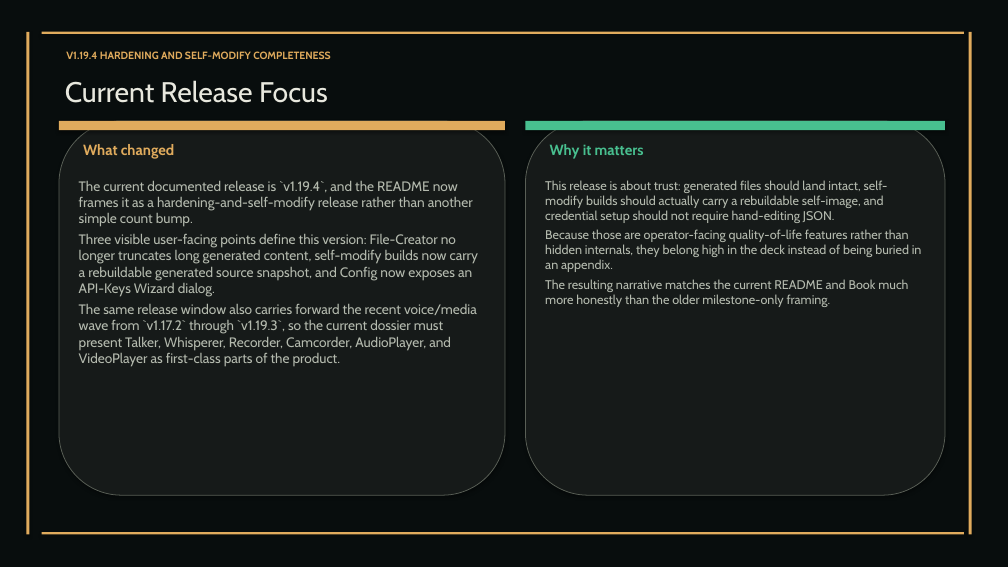
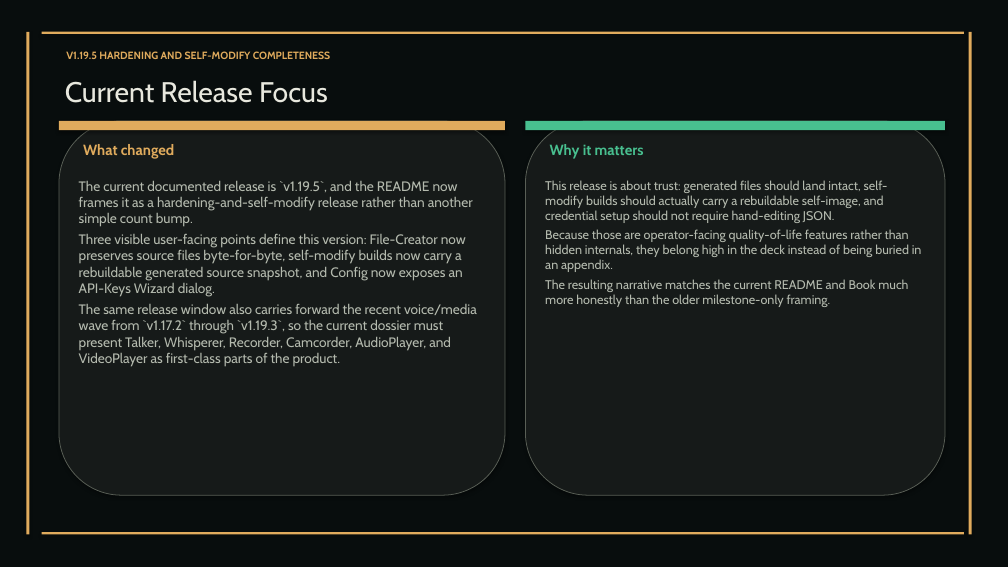
Before and after one commit to XAIHT/Tlamatini, a slide deck: slide 16 of Tlamatini_eXtended_Artificial_Intelligence_Humanly_Tempered.pptx. Drawn at 1008x567 pixels with LibreOffice and Linux fonts; fonts in the diff are those of the drawing. Boxes give left, top, right and bottom in pixels: in the first picture for what was removed or moved away, otherwise in the second. Text is boxed around its words. In the diff, an @@ line names an element or a change of style, - is before the commit and + after.

```diff
--- a/Tlamatini_eXtended_Artificial_Intelligence_Humanly_Tempered.pptx
+++ b/Tlamatini_eXtended_Artificial_Intelligence_Humanly_Tempered.pptx
@@ text at <box>66,51,330,59</box>: text changed @@
-V1.19.4 HARDENING AND SELF-MODIFY COMPLETENESS
+V1.19.5 HARDENING AND SELF-MODIFY COMPLETENESS
@@ text at <box>79,181,473,297</box>: text changed @@
-The current documented release is `v1.19.4`, and the README now frames it as a hardening-and-self-modify release rather than another simple count bump.
-Three visible user-facing points define this version: File-Creator no longer truncates long generated content, self-modify builds now carry a rebuildable generated source snapshot, and Config now exposes an API-Keys Wizard dialog.
+The current documented release is `v1.19.5`, and the README now frames it as a hardening-and-self-modify release rather than another simple count bump.
+Three visible user-facing points define this version: File-Creator now preserves source files byte-for-byte, self-modify builds now carry a rebuildable generated source snapshot, and Config now exposes an API-Keys Wizard dialog.
```
Also in this commit, not shown: 17 other slides changed, 2 slides added, 2 other files.
